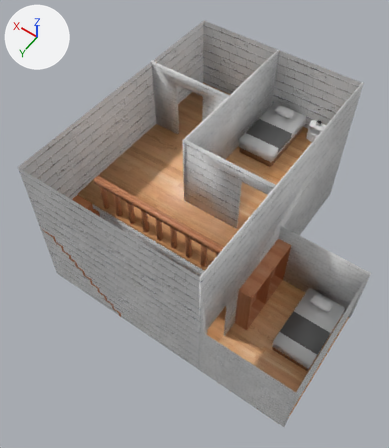
One commit to the glTF model assets/models/house.glb: the scene before it, then after it.
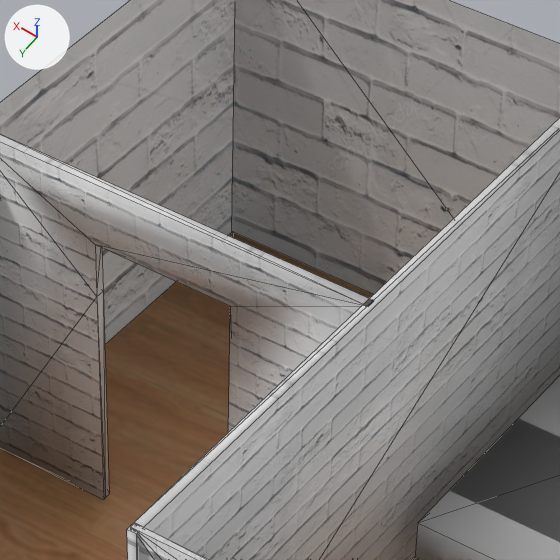
Each version appears first whole from a 50 mm camera at (-34.4, 43.2, 80.1) aimed at (-3.1, -0.7, 11.2), and next in a close-up on the part from 41% to 69% of the width and 8% to 33% of the height. The lights are fixed; the arrows at upper left show +X, +Y and +Z. The close-ups show mesh edges as thin lines.
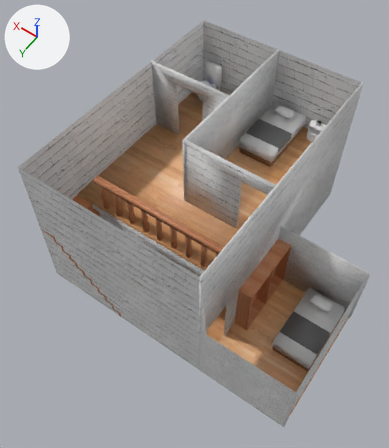
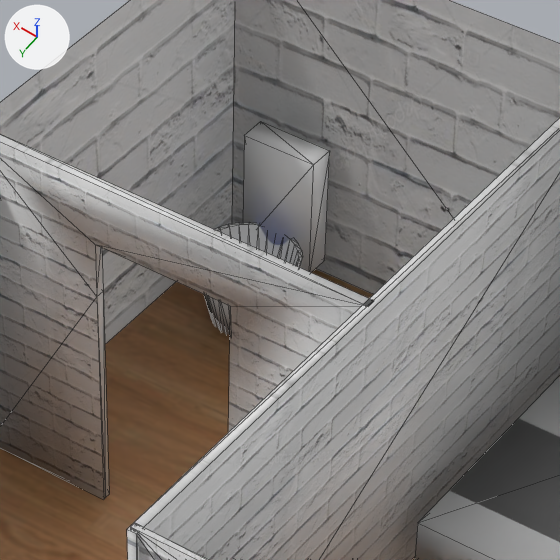
Edits to the scene script, one JSON object a line:
```json
{"op": "add", "block": "mat_toilet", "code": ["mat_toilet = principled_material('Toilet')", "mat_toilet.base_color = (0.8, 0.8, 0.8)  # white #e7e7e7"]}
{"op": "add", "block": "me_cube_008", "code": ["me_cube_008 = bpy.data.meshes.new('Cube.008')", "me_cube_008.from_pydata(...)  # 138 vertices, 268 faces; spans x 9.87..13.87, y -28.2..-23.45, z 12.71..19.63", "me_cube_008.materials.append(mat_toilet)  # white #e7e7e7"]}
{"op": "add", "block": "ob_cube_010", "code": ["ob_cube_010 = bpy.data.objects.new('Cube.010', me_cube_008)", "ob_cube_010.location = (0.0, 0.0, 0.0)"]}
```

Where the change shows, as pixel boxes (x1, y1, x2, y2) in the close-ups (560 x 560 px):
```json
{"object": "Cube.010", "change": "added", "after": [204, 121, 330, 335]}
```
